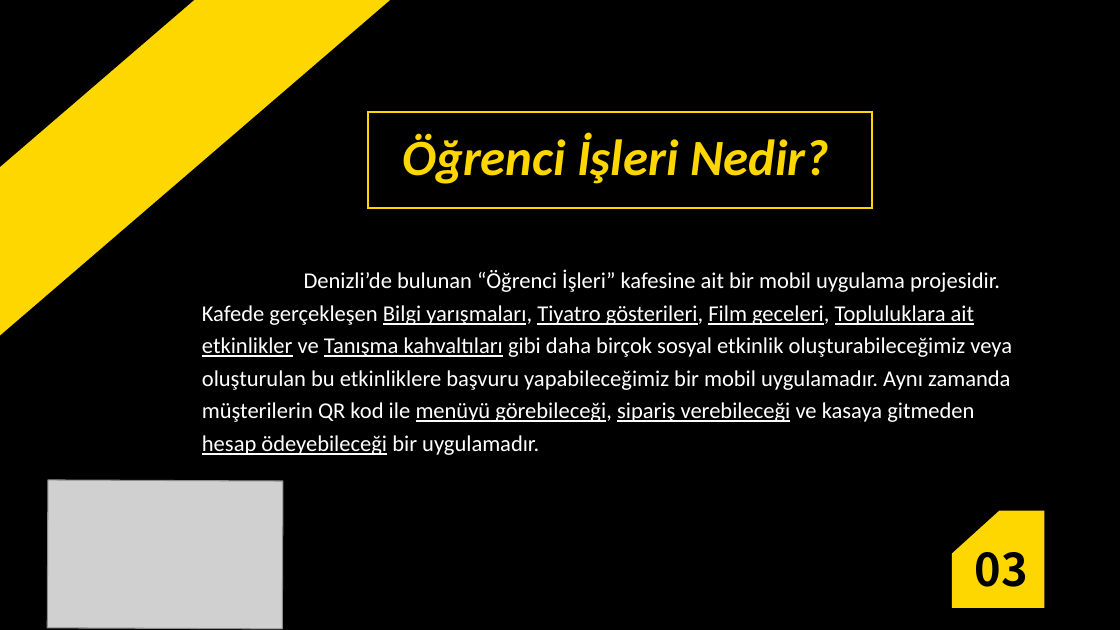
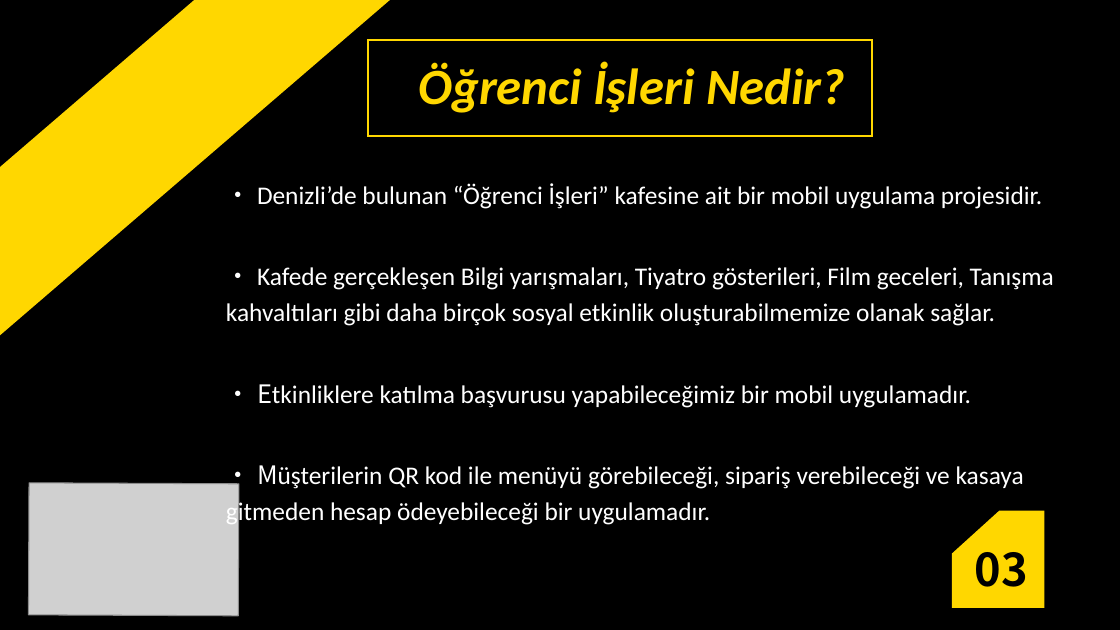
Before and after one commit to berkayemreb/TEZ_Ogrenci-Isleri, a slide deck: slide 3 of OgrenciIsleri.odp. Drawn at 1120x630 pixels with LibreOffice and Linux fonts; fonts in the diff are those of the drawing; grey boxes stand for pictures. Boxes give left, top, right and bottom in pixels: in the first picture for what was removed or moved away, otherwise in the second. Text is boxed around its words. In the diff, an @@ line names an element or a change of style, - is before the commit and + after.

```diff
--- a/OgrenciIsleri.odp
+++ b/OgrenciIsleri.odp
@@ text "Öğrenci İşleri Nedir?": place and size @@
-text "Öğrenci İşleri Nedir?" at <box>402,133,829,184</box>
+text "Öğrenci İşleri Nedir?" at <box>418,62,845,113</box>
@@ rectangle: place and size @@
-rectangle at <box>368,112,872,207</box>
+rectangle at <box>368,40,872,135</box>
@@ text at <box>226,183,1054,526</box>: text changed; size 16 to 18 pt @@
-Denizli’de bulunan “Öğrenci İşleri” kafesine ait bir mobil uygulama projesidir. Kafede gerçekleşen Bilgi yarışmaları, Tiyatro gösterileri, Film geceleri, Topluluklara ait etkinlikler ve Tanışma kahvaltıları gibi daha birçok sosyal etkinlik oluşturabileceğimiz veya oluşturulan bu etkinliklere başvuru yapabileceğimiz bir mobil uygulamadır. Aynı zamanda müşterilerin QR kod ile menüyü görebileceği, sipariş verebileceği ve kasaya gitmeden hesap ödeyebileceği bir uygulamadır.
+• Denizli’de bulunan “Öğrenci İşleri” kafesine ait bir mobil uygulama projesidir.
+• Kafede gerçekleşen Bilgi yarışmaları, Tiyatro gösterileri, Film geceleri, Tanışma kahvaltıları gibi daha birçok sosyal etkinlik oluşturabilmemize olanak sağlar.
+• Etkinliklere katılma başvurusu yapabileceğimiz bir mobil uygulamadır.
+• Müşterilerin QR kod ile menüyü görebileceği, sipariş verebileceği ve kasaya gitmeden hesap ödeyebileceği bir uygulamadır.
@@ picture: place and size @@
-picture at <box>47,480,283,630</box>
+picture at <box>28,483,239,616</box>
```
Also in this commit, not shown: 14 other slides changed, 2 slides added, 2 slides removed, 2 other files.
